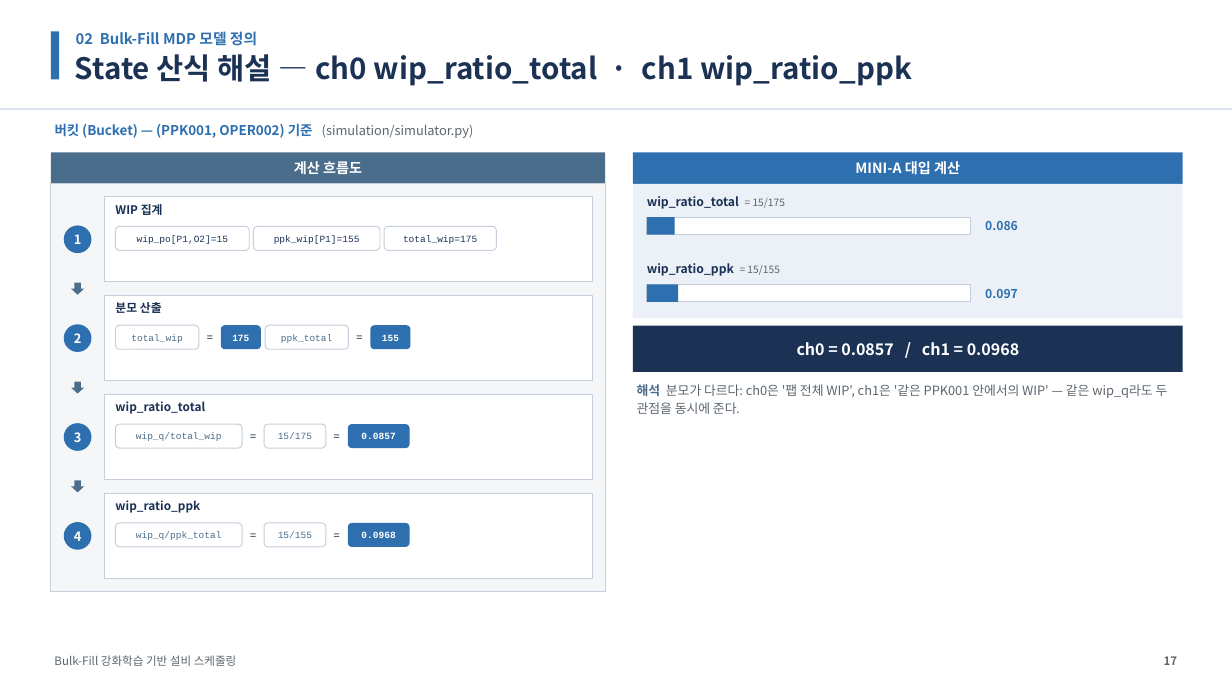
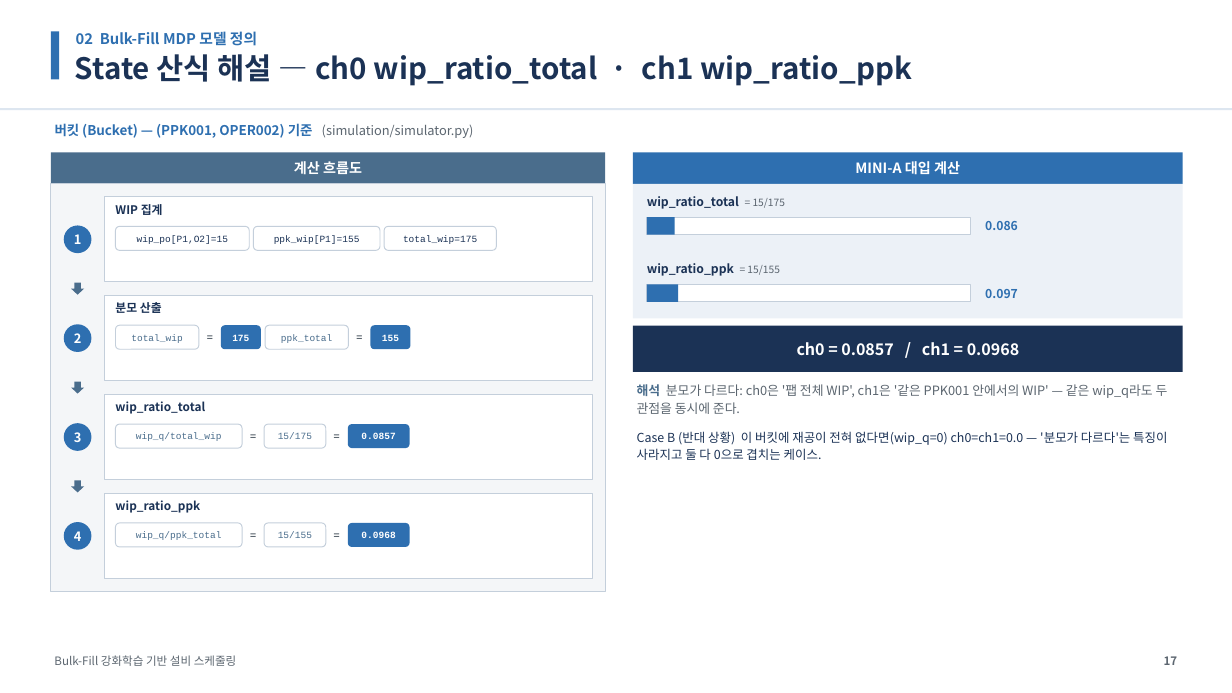
Before and after one commit to relighting123/pjt_scheduling, a slide deck: slide 17 of docs/스케줄링_발표자료.pptx. Drawn at 1232x693 pixels with LibreOffice and Linux fonts; fonts in the diff are those of the drawing. Boxes give left, top, right and bottom in pixels: in the first picture for what was removed or moved away, otherwise in the second. Text is boxed around its words. In the diff, an @@ line names an element or a change of style, - is before the commit and + after.

```diff
--- a/docs/스케줄링_발표자료.pptx
+++ b/docs/스케줄링_발표자료.pptx
@@ text at box(637, 431, 1167, 460): paragraph added @@
+Case B (반대 상황) 이 버킷에 재공이 전혀 없다면(wip_q=0) ch0=ch1=0.0 — '분모가 다르다'는 특징이 사라지고 둘 다 0으로 겹치는 케이스.
```
Also in this commit, not shown: 14 other slides changed, 1 other file.
